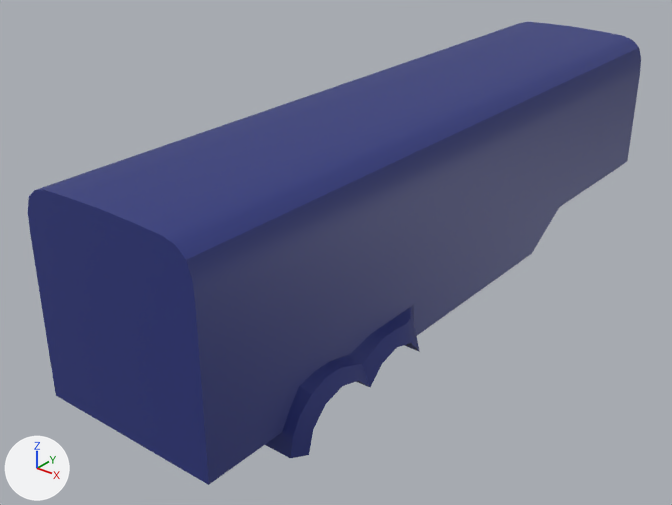
What one commit did to the Blender file cars.blend.
One viewpoint serves both versions: a 50 mm lens placed at (10.95, -27.06, 10.98), pointed at (-0.79, -12.39, 1.88). The axes (+X, +Y, +Z) are drawn at lower left. The lights are the same throughout. The same objects are shown in both versions, whatever each file hides.

Names of what the first picture shows: 'SemiTruckTrailer'.
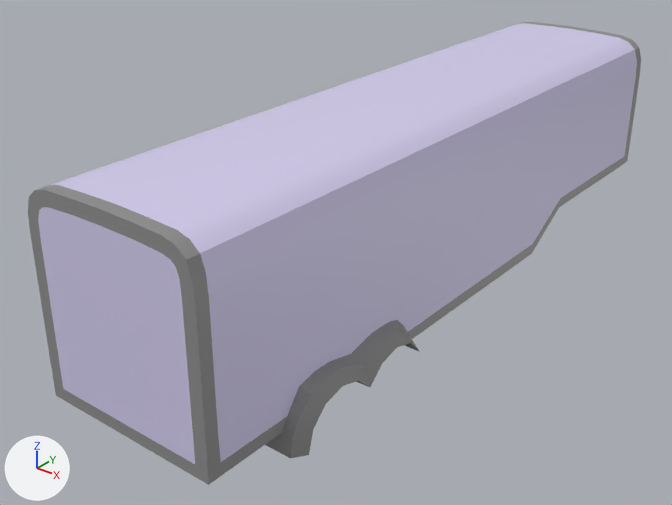
Boxes [x1, y1, x2, y2] around the edits, measured in the pictures (672 x 505 px):
part 1 of me_circle_022, built on: [28, 22, 641, 485] in both
part 2 of me_circle_022, recoloured (blue to white): [58, 49, 571, 426] in both
part 3 of me_circle_022, recoloured (blue to grey): [280, 324, 420, 458] in both

Diff of the bpy script that builds the scene:
```diff
--- a/cars.blend.py
+++ b/cars.blend.py
@@ mat_semitrailer @@
+mat_semitrailer = principled_material('SemiTrailer')
+mat_semitrailer.base_color = (0.674, 0.625, 0.875)  # white #d6cff0
@@ mat_semitrailertrim @@
+mat_semitrailertrim = principled_material('SemiTrailerTrim')
+mat_semitrailertrim.base_color = (0.274, 0.274, 0.274)  # grey #8f8f8f
@@ me_circle_022 @@
 # used by ob_semitrucktrailer; location = (0.0, -8.78, 0.94); rotation_euler = (0.0, 1.571, 0.0), in degrees (0, 90, 0); scale = (1.1, 1.1, 1.1)
-me_circle_022.from_pydata(...)  # 410 vertices, 388 faces; spans x -4.06..0.18, y -9.4..5.33, z -2.2..0.0
+me_circle_022.from_pydata(...)  # 491 vertices, 466 faces; spans x -4.06..0.18, y -9.4..5.33, z -2.2..0.0
+# me_circle_022 part 1
+# 7 vertices are removed from x -0.92, y -4.76..1.57, z -1.82..-0.7
+# 83 faces are deleted
+# 5 vertices move from x -0.88..-0.2, y -5.44..-4.18, z -2.05..-1.82 to x -0.86..-0.2, y -5.44..-4.34, z -2.05..-1.82
+# 35 vertices are added at x -3.82..-0.19, y -9.4..5.33, z -1.82..0.0
+# 18 new vertices lie (0.0, -0.26, 0.0) away from vertices in x -4.06..-0.92, y 5.33, z -1.82..0.0
+# 13 new vertices lie (0.0, -1.19, 0.0) away from vertices in x -4.06..-0.92, y -7.97, z -1.82..0.0
+# 6 new vertices lie (0.19, 0.0, 0.0) away from vertices in x -1.34, y 5.33, z -1.59..0.0
+# 6 new vertices lie (0.0, 0.0, -0.43) away from vertices in x -2.06..-0.92, y -9.4, z -1.13
+# 5 new vertices lie (-0.24, 0.0, 0.0) away from vertices in x -0.2..-0.19, y -9.4..0.4, z -1.82..0.0
+# 5 new vertices lie (0.0, -1.33, 0.0) away from vertices in x -0.19, y -7.8, z -1.81..0.0
+# 75 new faces join them, mat_semitrailer (white #d6cff0)
+# 86 new faces join them, mat_semitrailertrim (grey #8f8f8f)
+# me_circle_022 part 2: 219 faces spanning x -4.06..-0.2, y -9.4..5.33, z -1.82..0.0 switch from mat_semitruck_001 (blue #2c367f) to mat_semitrailer (white #d6cff0)
+# me_circle_022 part 3: 86 faces spanning x -0.92..0.18, y -7.86..1.57, z -2.2..0.0 switch from mat_semitruck_001 (blue #2c367f) to mat_semitrailertrim (grey #8f8f8f)
```
